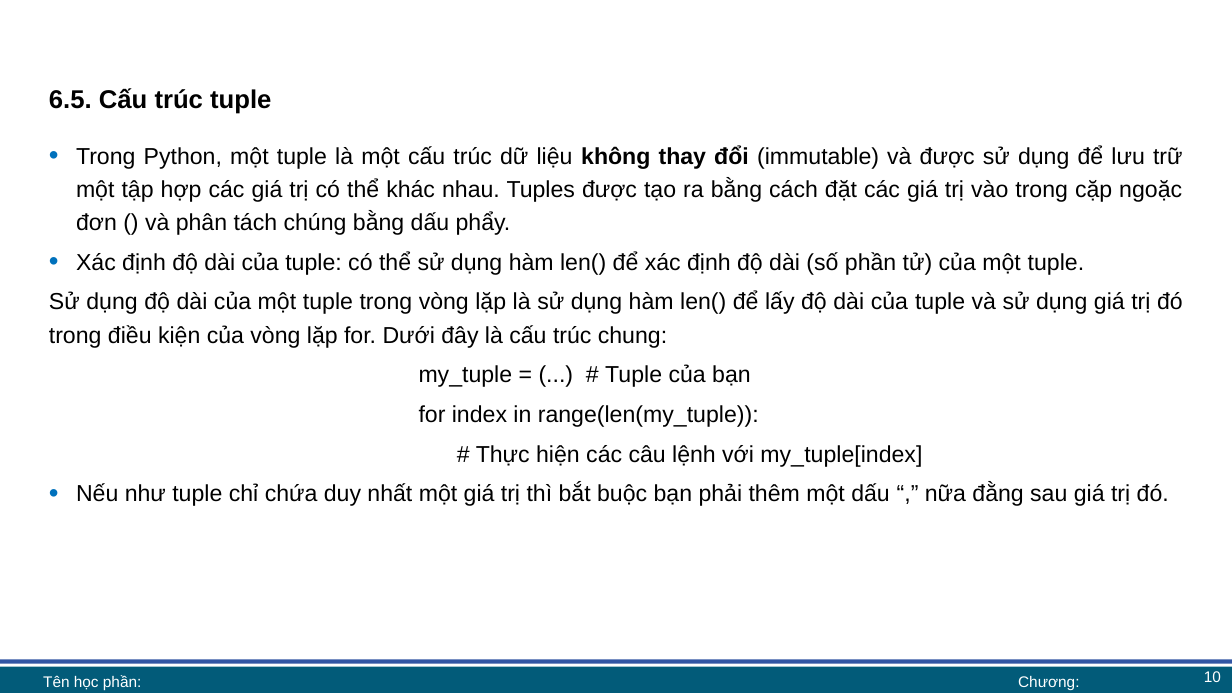
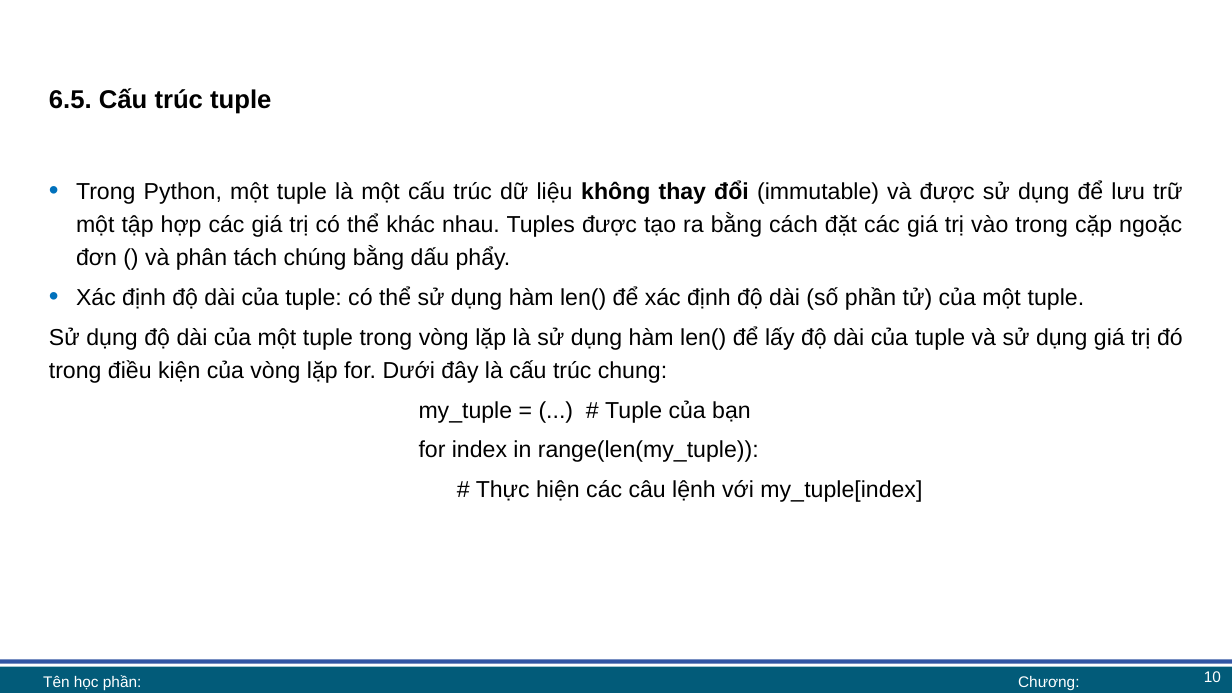
Before and after one commit to lhaaaaa/17A2-Ca-chieu, a slide deck: slide 10 of Lab 6 + 7/Lab 6 bài giảng.pptx. Drawn at 1232x693 pixels with LibreOffice and Linux fonts; fonts in the diff are those of the drawing; background and template pictures are left out. Boxes give left, top, right and bottom in pixels: in the first picture for what was removed or moved away, otherwise in the second. Text is boxed around its words. In the diff, an @@ line names an element or a change of style, - is before the commit and + after.

```diff
--- a/Lab 6 + 7/Lab 6 bài giảng.pptx
+++ b/Lab 6 + 7/Lab 6 bài giảng.pptx
@@ text "Trong Python, một tuple là ...": place and size @@
-text "Trong Python, một tuple là ..." at (49,145,1183,506)
+text "Trong Python, một tuple là ..." at (49,180,1183,502)
@@ text at (76,483,1169,506): paragraph removed @@
-• Nếu như tuple chỉ chứa duy nhất một giá trị thì bắt buộc bạn phải thêm một dấu “,” nữa đằng sau giá trị đó.
```
Also in this commit, not shown: 12 other slides changed, 3 other files.
